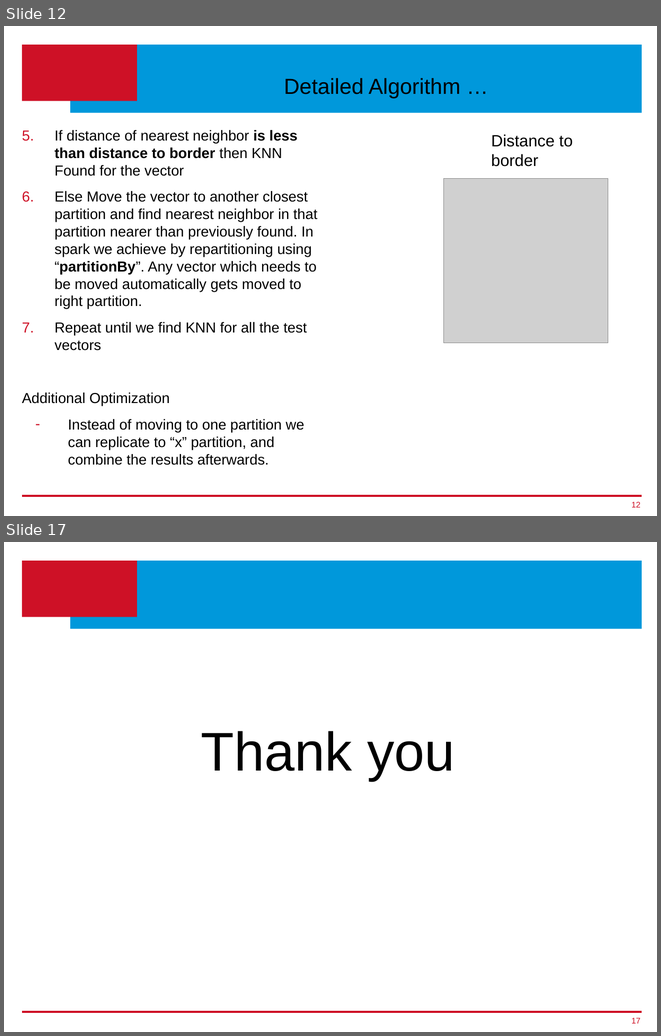
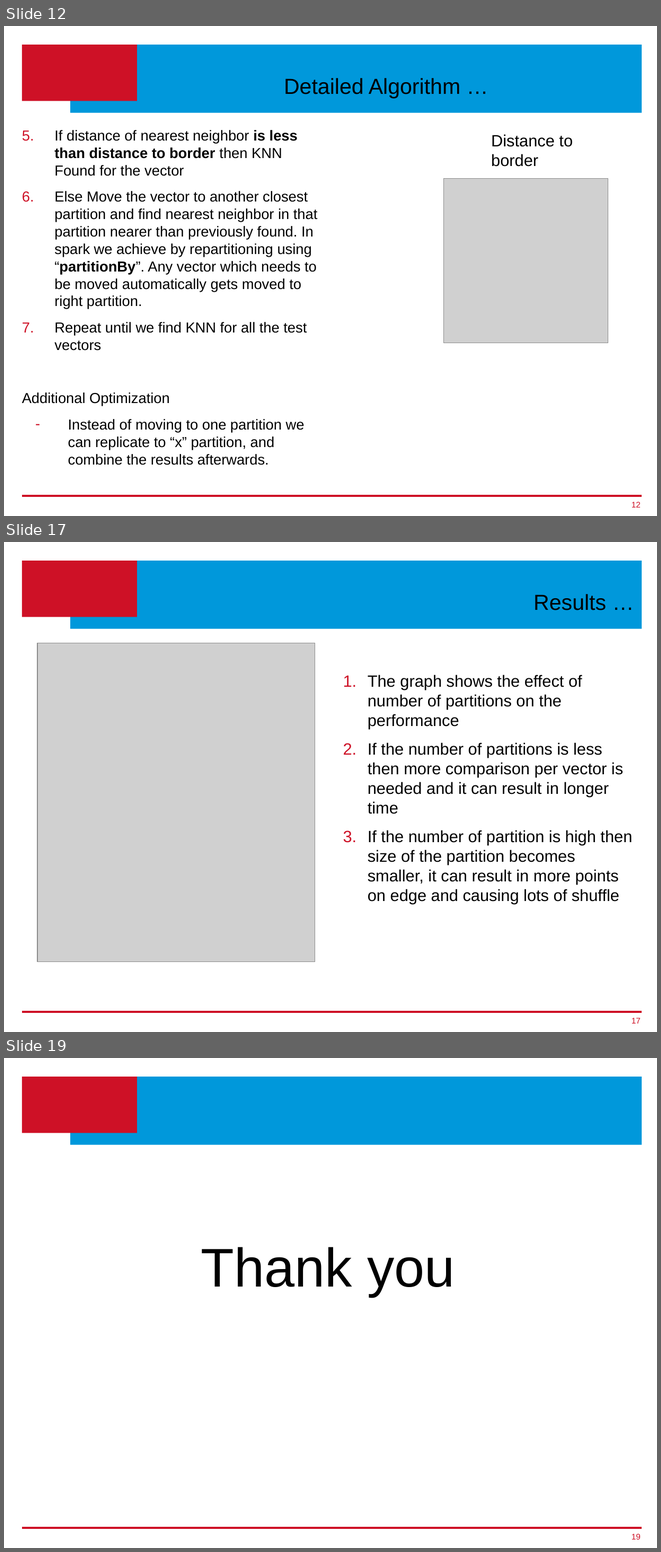
Before and after one commit to ageekymonk/syduni_ms_report, a slide deck: Thesis-Presentation_v1.pptx. Shown one above the other, each under a label of ours: slides 12 and 17 before the commit, slides 12, 17 and 19 after it; the slides between them are not shown. The pictures are 661x1036 and 661x1552 pixels, drawn with LibreOffice and Linux fonts; fonts in the diff are those of the drawing; grey boxes stand for pictures; background and template pictures are left out. Boxes give left, top, right and bottom in pixels: in the first picture for what was removed or moved away, otherwise in the second. Text is boxed around its words. In the diff, an @@ line names an element or a change of style, - is before the commit and + after.

```diff
--- a/Thesis-Presentation_v1.pptx
+++ b/Thesis-Presentation_v1.pptx
@@ slide 17 added at bbox=[4, 542, 657, 1032], background #FFFFFF; not listed: 3 template elements that a slide beside it also shows @@
@@ title added at bbox=[533, 594, 606, 610], 24 pt, text #000000 @@
+Results …
@@ picture added at bbox=[37, 643, 315, 962] @@
@@ text added at bbox=[368, 674, 632, 904], 18 pt, text #000000 @@
+1. The graph shows the effect of number of partitions on the performance
+2. If the number of partitions is less then more comparison per vector is needed and it can result in longer time
+3. If the number of partition is high then size of the partition becomes smaller, it can result in more points on edge and causing lots of shuffle
@@ page number added at bbox=[632, 1017, 641, 1023], 9 pt, text #CE1126 @@
+17
@@ what was slide 17 is now slide 19 @@
@@ page number at bbox=[632, 1533, 641, 1539]: text changed @@
-17
+19
```
Also in this commit, not shown: 9 slides changed, 1 other slide added.
